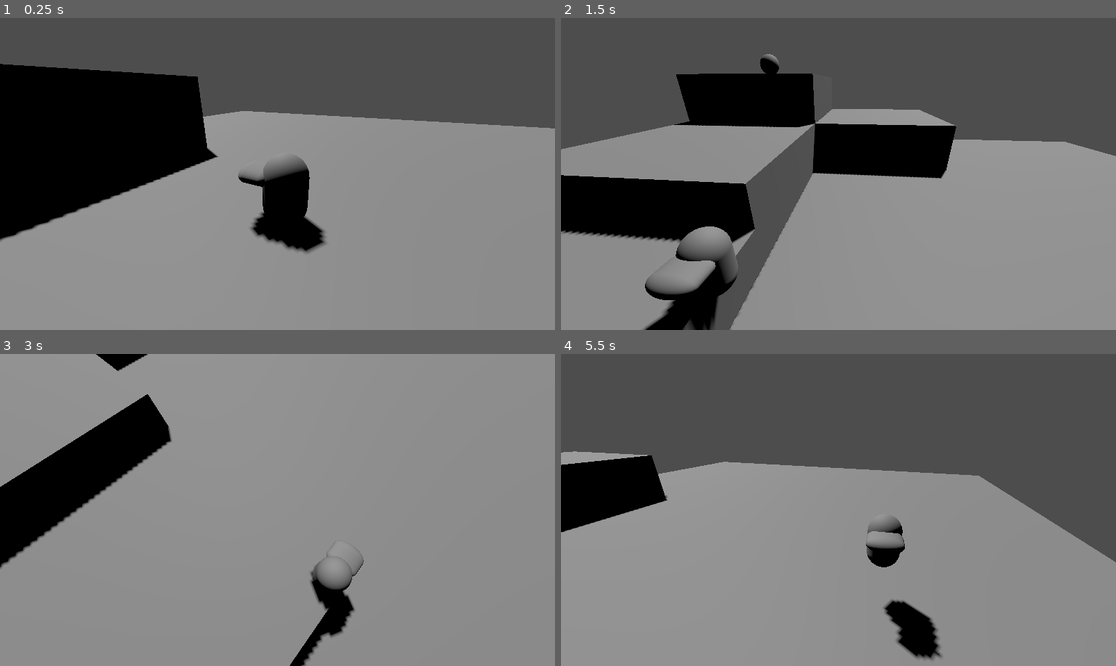
Above: before the commit, frames 1-4 (two rows, left to right).
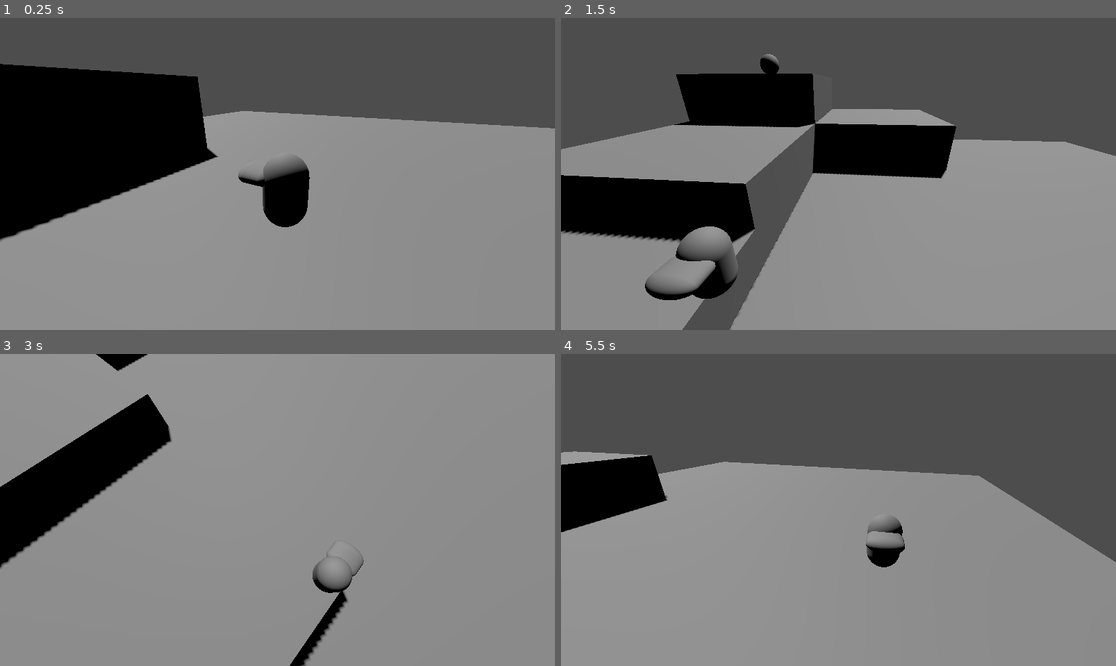
Above: after the commit, the same moments.

Repository: stinkykittens/bad-oinks-3d
Game: Godot game, scene res://maps/test_map.tscn
Same seed, same stepped clock (60 frames per second), same inputs: the game is played once before the commit and once after it. The project has no main scene, so this scene is started directly.
Inputs (mouse positions are in pixels of both pictures, inside the frame that each line leads up to):
- Up to frame 1 (0.25 s): no input
- Up to frame 2 (1.5 s): move the mouse to (960, 158) at 0.52 s; hold D (move_right) 0.53-1.28 s; tap Shift (dash) at 0.6 s; tap Space (jump) at 0.77 s; move the mouse to (727, 189) at 1.27 s; hold S (move_down) from 1.28 s (still down); tap E (lay_egg) at 1.35 s
- Up to frame 3 (3 s): tap Space (jump) at 1.52 s; move the mouse to (333, 441) at 2.02 s; release S (move_down) at 2.03 s; hold D (move_right) 2.03-2.78 s; tap Down (rotate_camera_down) at 2.1 s; move the mouse to (249, 572) at 2.77 s; hold W (move_up) from 2.78 s (still down); tap Left (rotate_camera_left) at 2.85 s
- Up to frame 4 (5.5 s): tap Space (jump) at 3.02, 3.77, 4.52 s; move the mouse to (1005, 556) at 3.52 s; release W (move_up) at 3.53 s; hold A (move_left) 3.53-5.03 s; tap Right (rotate_camera_right) at 3.6 s; move the mouse to (672, 463) at 4.27 s; tap Up (rotate_camera_up) at 4.35 s; move the mouse to (866, 510) at 5.02 s; hold S (move_down) from 5.03 s (still down); tap Shift (dash) at 5.1 s

The runs differ from the first frame. In frame 1, 1.0% of the frame differs, in the area x 45-59%, y 54-76%; in frame 2, 1.0%; in frame 3, 0.5%; in frame 4, 1.2%, in the area x 58-69%, y 78-98%.

Commit message:
add drop shadow

Diff:
--- a/camera/camera_controller_orbit.gd
+++ b/camera/camera_controller_orbit.gd
@@ -3,6 +3,11 @@
 @export var rotation_speed := 50.0
 @export var mouse_sensitivity := 0.3
 @export var rotation_range := Vector2(-45, 45)
+
+
+func _ready() -> void:
+	super()
+	Input.mouse_mode = Input.MOUSE_MODE_CAPTURED
 
 
 func _process(delta: float) -> void:
--- a/character/player/player.tscn
+++ b/character/player/player.tscn
@@ -4,6 +4,7 @@
 [ext_resource type="Script" uid="uid://dy051qol674nr" path="res://camera/camera_target.gd" id="1_y0s34"]
 [ext_resource type="PackedScene" uid="uid://bvp16cla6ec4w" path="res://camera/camera_controller.tscn" id="2_gtsfv"]
 [ext_resource type="Script" uid="uid://jf1v4cx4p13j" path="res://character/player/target_pivot.gd" id="4_wu8e1"]
+[ext_resource type="Script" uid="uid://bioyf77yyov5u" path="res://visuals/drop_shadow.gd" id="5_g20gq"]
 
 [sub_resource type="Curve" id="Curve_gtsfv"]
 _data = [Vector2(0, 0), 0.0, 0.0, 0, 0, Vector2(0.38540745, 1), 0.0, 0.0, 0, 0, Vector2(0.5645799, 1), 0.0, 0.0, 0, 0, Vector2(1, 0.56125945), -0.5879268, 0.0, 0, 0]
@@ -40,10 +41,12 @@
 
 [node name="MeshInstance3D" type="MeshInstance3D" parent="." unique_id=569681655]
 transform = Transform3D(1, 0, 0, 0, 1, 0, 0, 0, 1, 0, 0.43853247, 0)
+cast_shadow = 0
 mesh = SubResource("CapsuleMesh_hmqog")
 
 [node name="MeshInstance3D2" type="MeshInstance3D" parent="." unique_id=1449414350]
 transform = Transform3D(1, 0, 0, 0, -2.4252357e-08, 0.4245487, 0, -0.55482924, -1.8557612e-08, 0, 0.6289198, -0.3506441)
+cast_shadow = 0
 mesh = SubResource("CapsuleMesh_hmqog")
 
 [node name="CollisionShape3D" type="CollisionShape3D" parent="." unique_id=781817899]
@@ -82,3 +85,10 @@
 look_at_target = false
 position_target = true
 metadata/_custom_type_script = "uid://dy051qol674nr"
+
+[node name="DropShadow" type="RayCast3D" parent="." unique_id=952166251]
+script = ExtResource("5_g20gq")
+distance = 24.0
+always_visible = true
+decal_size = 0.6
+metadata/_custom_type_script = "uid://bioyf77yyov5u"
--- a/project.godot
+++ b/project.godot
@@ -74,12 +74,14 @@
 "deadzone": 0.2,
 "events": [Object(InputEventKey,"resource_local_to_scene":false,"resource_name":"","device":-1,"window_id":0,"alt_press …(195 unchanged characters)…
 , Object(InputEventJoypadButton,"resource_local_to_scene":false,"resource_name":"","device":-1,"button_index":2,"pressure":0.0,"pressed":true,"script":null)
+, Object(InputEventMouseButton,"resource_local_to_scene":false,"resource_name":"","device":-1,"window_id":0,"alt_pressed":false,"shift_pressed":false,"ctrl_pressed":false,"meta_pressed":false,"button_mask":1,"position":Vector2(225, 26),"global_position":Vector2(232, 71),"factor":1.0,"button_index":1,"canceled":false,"pressed":true,"double_click":true,"script":null)
 ]
 }
 lay_egg={
 "deadzone": 0.2,
 "events": [Object(InputEventJoypadButton,"resource_local_to_scene":false,"resource_name":"","device":-1,"button_index":3,"pressure":0.0,"pressed":true,"script":null)
 , Object(InputEventKey,"resource_local_to_scene":false,"resource_name":"","device":-1,"window_id":0,"alt_pressed":false …(183 unchanged characters)…
+, Object(InputEventMouseButton,"resource_local_to_scene":false,"resource_name":"","device":-1,"window_id":0,"alt_pressed":false,"shift_pressed":false,"ctrl_pressed":false,"meta_pressed":false,"button_mask":2,"position":Vector2(294, 32),"global_position":Vector2(301, 77),"factor":1.0,"button_index":2,"canceled":false,"pressed":true,"double_click":false,"script":null)
 ]
 }
 
@@ -95,5 +97,3 @@
 [rendering]
 
 rendering_device/driver.windows="d3d12"
-renderer/rendering_method="gl_compatibility"
-renderer/rendering_method.mobile="gl_compatibility"
--- /dev/null
+++ b/visuals/drop_shadow.gd
@@ -0,0 +1,41 @@
+class_name DropShadow
+extends RayCast3D
+
+@export var distance: float = 10
+@export var always_visible: bool
+@export var visible_distance := 50.0
+@export var decal_texture: Texture2D = preload("res://visuals/shadow_decal.tres")
+@export var decal_size: float = 1
+@export var extra_size: float = 4
+
+var decal: Decal
+
+func _ready() -> void:
+	target_position = Vector3.DOWN * distance
+	if always_visible:
+		visible = true
+
+	decal = Decal.new()
+	decal.normal_fade = 0.9
+	decal.lower_fade = 0.2
+	decal.upper_fade = 0
+	decal.texture_albedo = decal_texture
+	decal.size = Vector3(decal_size, 0, decal_size)
+	decal.cull_mask = 1
+	add_child(decal)
+
+
+func _physics_process(delta: float) -> void:
+
+	if not always_visible:
+		var cam := get_viewport().get_camera_3d()
+		if cam and cam.global_position.distance_to(global_position) > visible_distance:
+			visible = false
+			return
+
+	visible = true
+
+	var collision_point: = get_collision_point()
+	var y_offset: float = abs(collision_point.y - global_position.y) + extra_size
+	decal.size.y = y_offset + 0.3
+	decal.position.y = -y_offset / 2
--- /dev/null
+++ b/visuals/shadow_decal.tres
@@ -0,0 +1,11 @@
+[gd_resource type="GradientTexture2D" format=3 uid="uid://dc6tdrb3lpem0"]
+
+[sub_resource type="Gradient" id="Gradient_m41me"]
+offsets = PackedFloat32Array(0.7162866, 1)
+colors = PackedColorArray(0, 0, 0, 0.57254905, 0, 0, 0, 0)
+
+[resource]
+gradient = SubResource("Gradient_m41me")
+fill = 1
+fill_from = Vector2(0.5, 0.5)
+fill_to = Vector2(0.5, 0)
Not shown, added: visuals/drop_shadow.gd.uid
